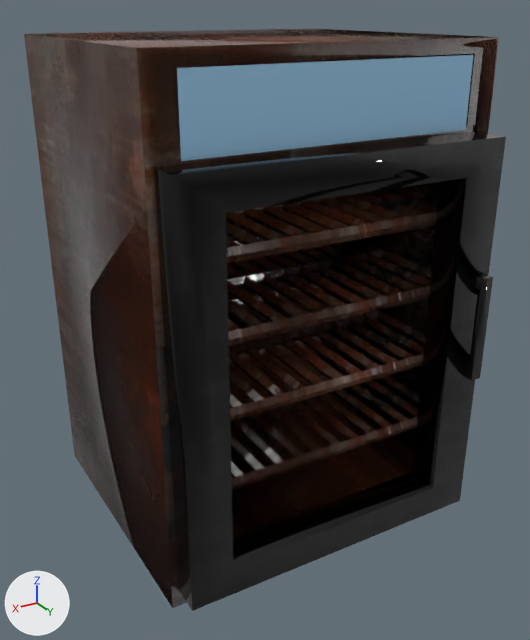
The Blender file BlenderModels/GasStation/Interior/Fridges.blend as it was, and as the next commit left it.
Rendered twice from a 50 mm lens placed at (1.47, 2.53, 2.1), pointed at (-0.01, 0.06, 0.87). The lights are fixed; the arrows at lower left show +X, +Y and +Z. The picture after the commit comes second.

The first picture shows 'FridgeDoor', 'FridgeNameLight', 'FridgeShelves', 'Fridges'.
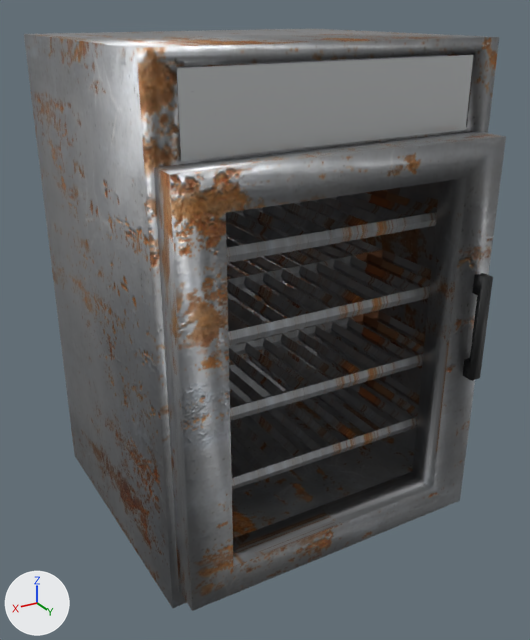
Location of each change, [x1, y1, x2, y2] in pixels of the pictures (530 x 640 px):
'Fridges', surface changed (lighter)
    both: [24, 29, 499, 608]
'FridgeDoor', surface changed, recoloured (black to grey)
    both: [154, 131, 506, 611]
'FridgeShelves', surface changed (lighter)
    both: [226, 188, 438, 490]
'FridgeNameLight', surface changed
    both: [177, 55, 473, 161]
part 1 of me_cube_007, recoloured (black to grey)
    both: [170, 137, 506, 611]
part 2 of me_cube_007, recoloured (black to grey)
    both: [193, 472, 460, 611]
part 3 of me_cube_007, recoloured (black to grey)
    both: [154, 131, 506, 175]
part 4 of me_cube_007, recoloured (black to grey)
    both: [154, 168, 192, 610]

The change, as a list of edits to the scene's bpy script:
```text
Change mat_fridgebody:
    remove # nodes: BsdfPrincipled x2, Bump, Mapping x2, MixShader, NormalMap x2, OutputMaterial, TexCoord x2, TexImage x9, TexVoronoi
    remove # uses the picture img_metal041c_1k_png_color_png
    remove # uses the picture img_metal041c_1k_png_metalness_png
    remove # uses the picture img_metal041c_1k_png_normalgl_png
    remove # uses the picture img_metal041c_1k_png_roughness_png
    remove # uses the picture img_metal055a_1k_png_displacement_png_001
    remove # uses the picture img_metal055a_1k_png_metalness_png_002
    nodes: BsdfPrincipled, Displacement, Mapping, NormalMap, OutputMaterial, TexCoord, TexImage x7
    uses the picture img_fridgebody_alpha_png
    uses the picture img_fridgebody_basecolor_png
    uses the picture img_fridgebody_displacement_png
    uses the picture img_fridgebody_emission_png
    uses the picture img_fridgebody_metallic_png
    uses the picture img_fridgebody_normal_png
Change mat_doorhandle:
    remove # nodes: BsdfPrincipled, Displacement, Mapping, NormalMap, OutputMaterial, TexCoord, TexImage x4
    remove # uses the picture img_plastic006_1k_png_color_png_002
    remove # uses the picture img_plastic006_1k_png_displacement_png
    remove # uses the picture img_plastic006_1k_png_normalgl_png
    remove # uses the picture img_plastic006_1k_png_roughness_png
    nodes: BsdfPrincipled, Displacement, Mapping, NormalMap, OutputMaterial, TexCoord, TexImage x7
    uses the picture img_doorhandle_alpha_png
    uses the picture img_doorhandle_basecolor_png
    uses the picture img_doorhandle_displacement_png
    uses the picture img_doorhandle_emission_png
    uses the picture img_doorhandle_metallic_png
    uses the picture img_doorhandle_normal_png
Change mat_fridgesign:
    remove # nodes: BsdfPrincipled, OutputMaterial
    remove # colours: blue #aadcff
    nodes: BsdfPrincipled, Displacement, Mapping, NormalMap, OutputMaterial, TexCoord, TexImage x7
    uses the picture img_fridgesign_alpha_png
    uses the picture img_fridgesign_basecolor_png
    uses the picture img_fridgesign_displacement_png
    uses the picture img_fridgesign_emission_png
    uses the picture img_fridgesign_metallic_png
    uses the picture img_fridgesign_normal_png
Change me_cube_007:
    where me_cube_007.from_pydata(...)  # 32 vertices, 22 faces; spans x -0.66..0.65, y 0.5..0.71, z 0.07..1.66
    me_cube_007 part 1: all 4 faces centred in x -0.66..-0.01, y 0.51..0.65, z 0.86 switch from mat_doorhandle to mat_fridgebody
    me_cube_007 part 2: all 4 faces centred in x -0.01, y 0.51..0.65, z 0.07..0.2 switch from mat_doorhandle to mat_fridgebody
    me_cube_007 part 3: all 2 faces centred in x -0.01, y 0.58, z 1.53..1.66 switch from mat_doorhandle to mat_fridgebody
    me_cube_007 part 4: all 2 faces centred in x 0.47..0.64, y 0.57, z 0.86 switch from mat_doorhandle to mat_fridgebody
```
